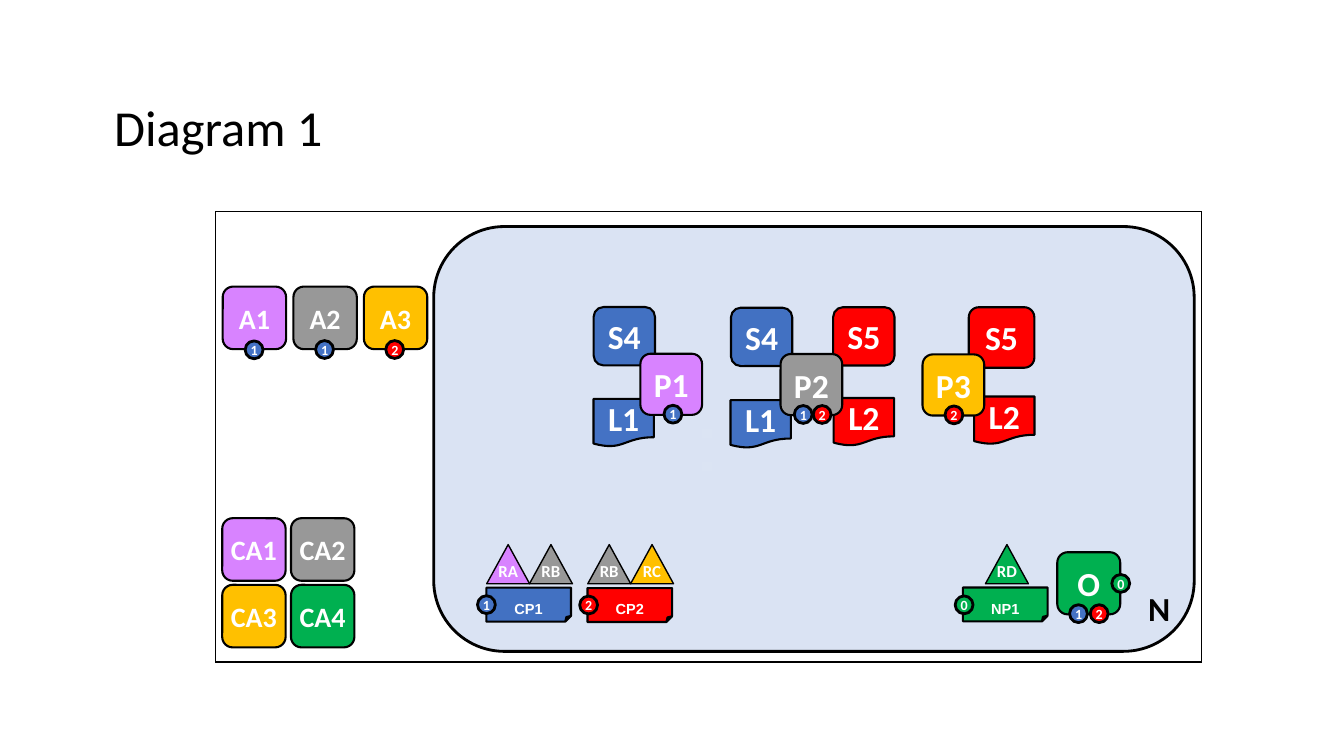
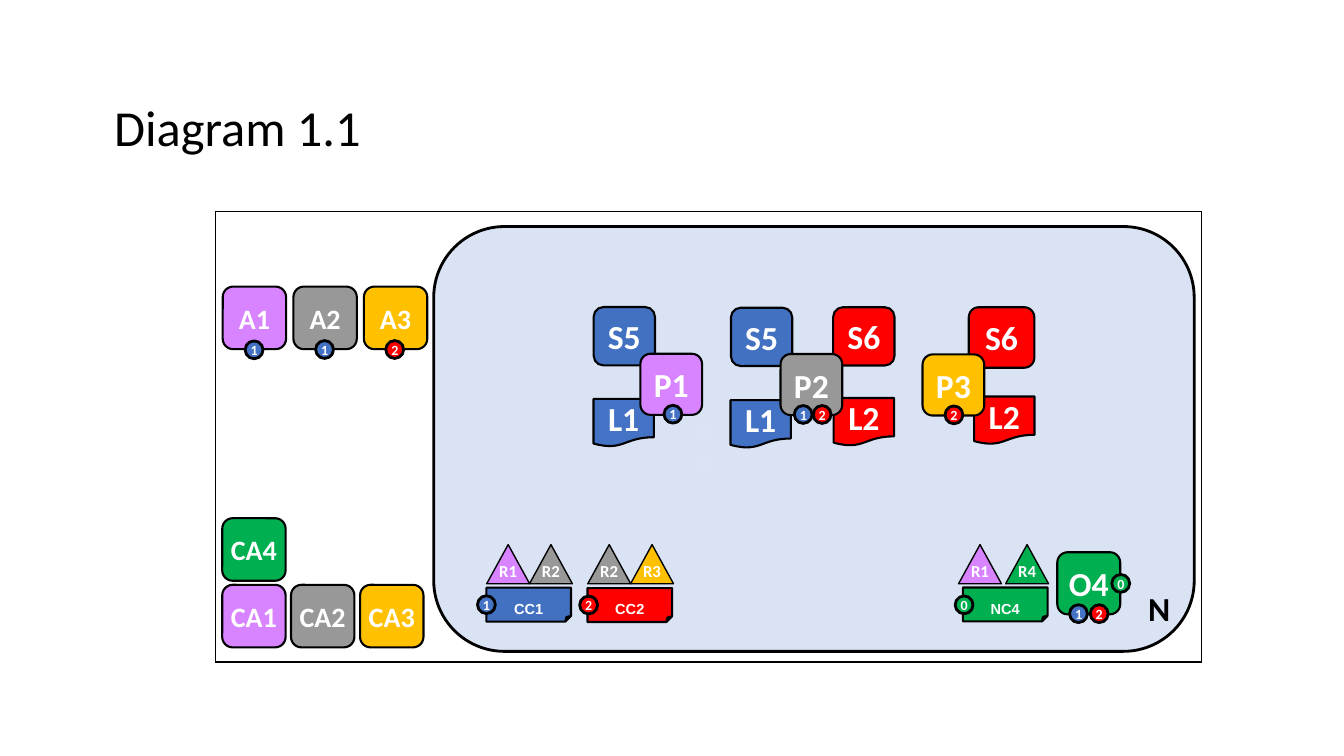
Before and after one commit to hyperledger/fabric, a slide deck: slide 11 of docs/source/diagrams/diagrams.pptx (slide 10 before the commit). Drawn at 1344x756 pixels with LibreOffice and Linux fonts; fonts in the diff are those of the drawing. Boxes give left, top, right and bottom in pixels: in the first picture for what was removed or moved away, otherwise in the second. Text is boxed around its words. In the diff, an @@ line names an element or a change of style, - is before the commit and + after.

```diff
--- a/docs/source/diagrams/diagrams.pptx
+++ b/docs/source/diagrams/diagrams.pptx
@@ text at [114, 111, 361, 155]: text changed @@
-Diagram 1
+Diagram 1.1
@@ text in rounded rectangle at [608, 327, 641, 349]: text changed @@
-S4
+S5
@@ rounded rectangle "S5": place and size @@
-rounded rectangle "S5" at [834, 308, 895, 366]
+rounded rectangle "S5" at [731, 308, 792, 366]
@@ rounded rectangle "S5" at [731, 308, 792, 366]: fill #FF0000 to #4271C2 @@
@@ rounded rectangle removed at [731, 308, 792, 366] @@
-S4
@@ rounded rectangle added at [834, 308, 895, 366], fill #FF0000, outline #000000 1.5 pt, 24 pt, text #FFFFFF, bold @@
+S6
@@ text in rounded rectangle at [985, 327, 1018, 351]: text changed @@
-S5
+S6
@@ rounded rectangle "CA4": place and size @@
-rounded rectangle "CA4" at [291, 585, 355, 647]
+rounded rectangle "CA4" at [222, 518, 285, 581]
@@ text in triangle at [499, 566, 517, 577]: text changed @@
-RA
+R1
@@ text in triangle at [542, 566, 560, 577]: text changed @@
-RB
+R2
@@ text in triangle at [600, 566, 618, 577]: text changed @@
-RB
+R2
@@ text in triangle at [643, 566, 661, 577]: text changed @@
-RC
+R3
@@ triangle added at [959, 544, 1002, 584], fill #D883FF, outline #000000 1 pt, 12 pt, text #FFFFFF, bold @@
+R1
@@ triangle removed at [986, 544, 1029, 584] @@
-RD
@@ triangle added at [1006, 544, 1050, 584], fill #00B050, outline #000000 1 pt, 12 pt, text #FFFFFF, bold @@
+R4
@@ rounded rectangle "CA1": place and size @@
-rounded rectangle "CA1" at [222, 518, 285, 581]
+rounded rectangle "CA1" at [222, 585, 285, 647]
@@ rounded rectangle "CA2": place and size @@
-rounded rectangle "CA2" at [291, 518, 355, 581]
+rounded rectangle "CA2" at [291, 585, 355, 647]
@@ rounded rectangle "CA3": place and size @@
-rounded rectangle "CA3" at [222, 585, 285, 647]
+rounded rectangle "CA3" at [360, 585, 423, 647]
@@ text in rounded rectangle at [1069, 574, 1109, 605]: text changed @@
-O
+O4
@@ text in folded corner at [514, 604, 543, 614]: text changed @@
-CP1
+CC1
@@ text in folded corner at [615, 604, 644, 614]: text changed @@
-CP2
+CC2
@@ text in folded corner at [991, 604, 1020, 614]: text changed @@
-NP1
+NC4
```
Also in this commit, not shown: 15 other slides changed, 4 slides added, 18 other files.
